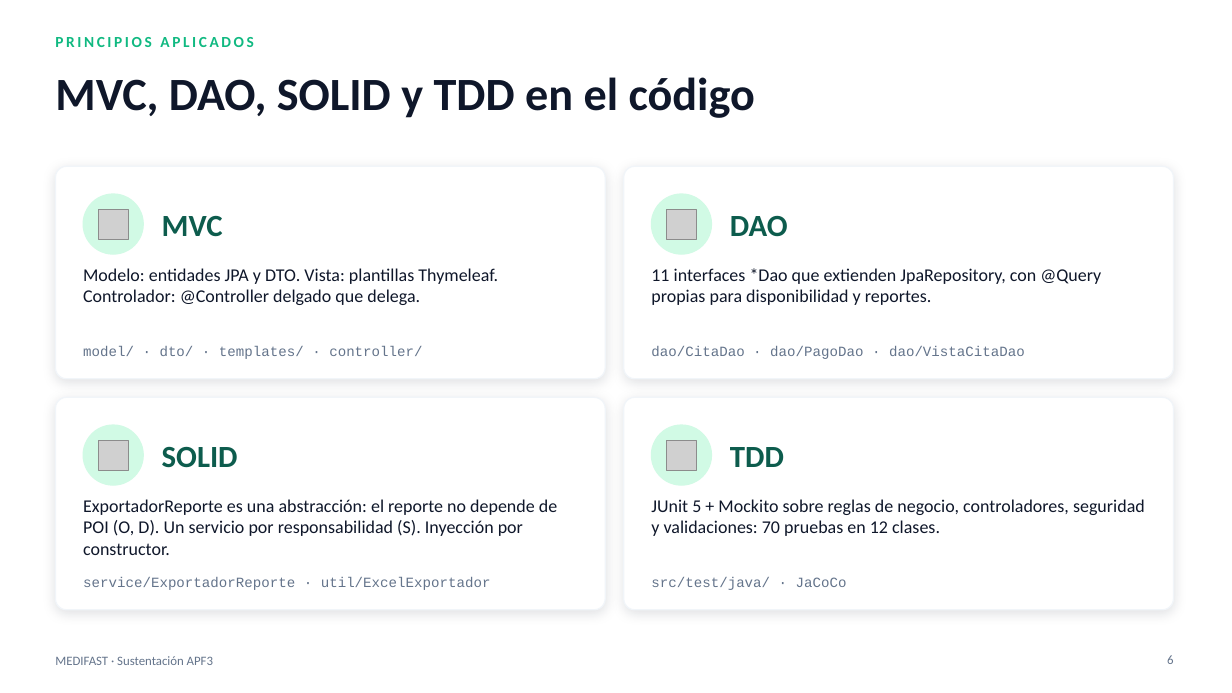
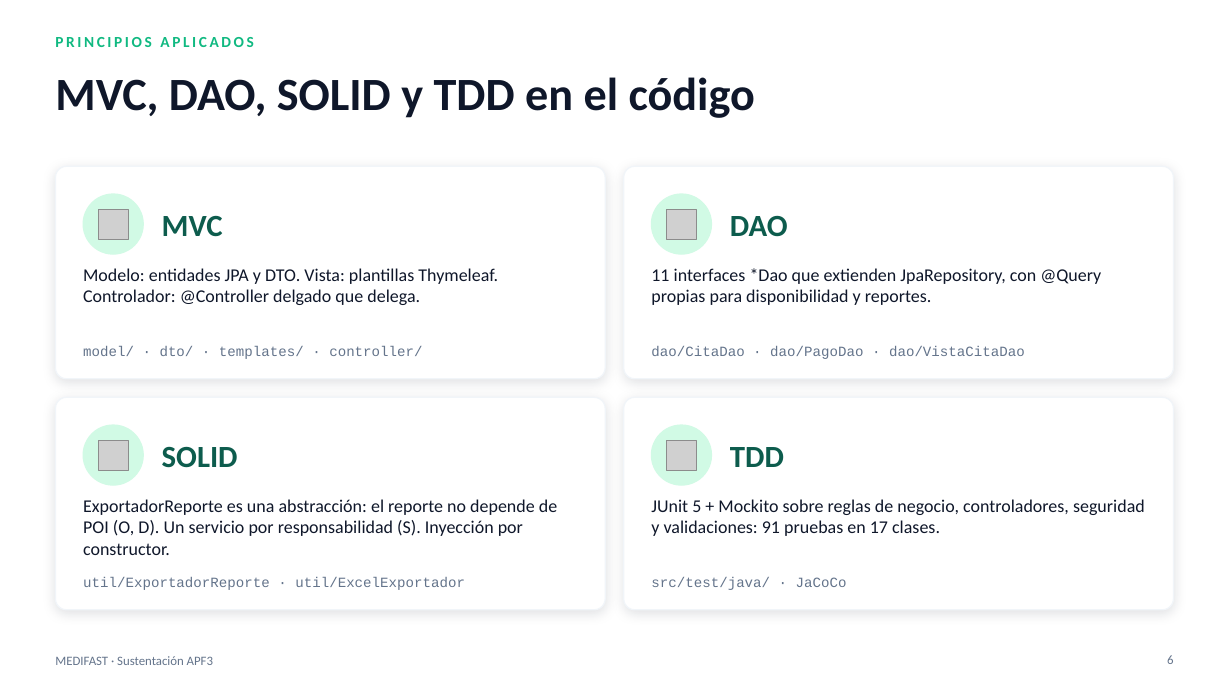
Before and after one commit to manuelguarniz/medifast, a slide deck: slide 6 of docs/entregables/MEDIFAST_APF3_Sustentacion.pptx. Drawn at 1232x693 pixels with LibreOffice and Linux fonts; fonts in the diff are those of the drawing; grey boxes stand for pictures. Boxes give left, top, right and bottom in pixels: in the first picture for what was removed or moved away, otherwise in the second. Text is boxed around its words. In the diff, an @@ line names an element or a change of style, - is before the commit and + after.

```diff
--- a/docs/entregables/MEDIFAST_APF3_Sustentacion.pptx
+++ b/docs/entregables/MEDIFAST_APF3_Sustentacion.pptx
@@ text at (651,499,1145,536): text changed @@
-JUnit 5 + Mockito sobre reglas de negocio, controladores, seguridad y validaciones: 70 pruebas en 12 clases.
+JUnit 5 + Mockito sobre reglas de negocio, controladores, seguridad y validaciones: 91 pruebas en 17 clases.
@@ text at (83,577,465,590): text changed @@
-service/ExportadorReporte · util/ExcelExportador
+util/ExportadorReporte · util/ExcelExportador
```
Also in this commit, not shown: 7 other slides changed, 39 other files.
